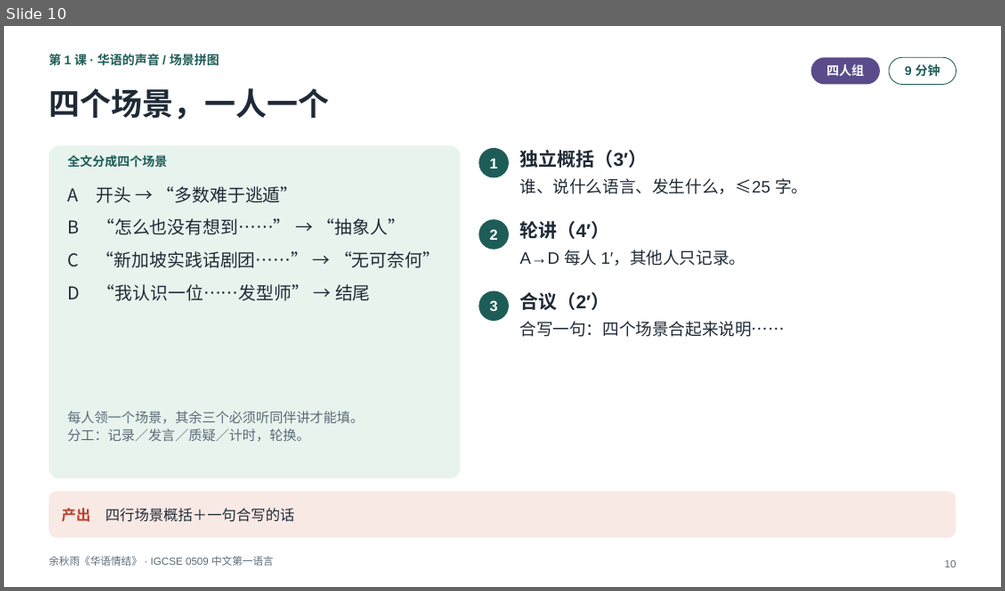
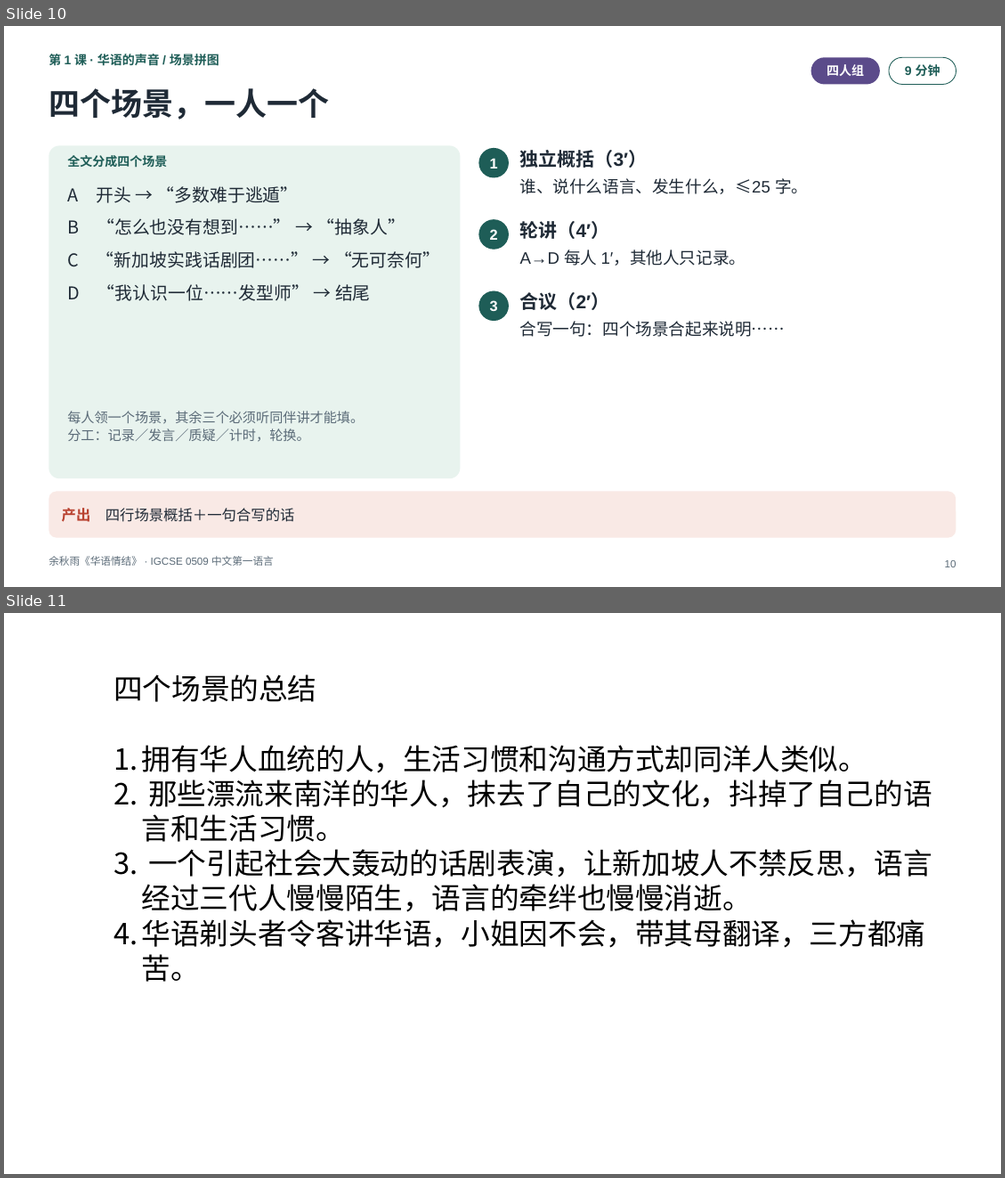
Before and after one commit to darcyduan2026/igcse-0509, a slide deck: 0509_LTP-Lesson-slides/1.5_散文《华语情结》余秋雨/0509_1.5_余秋雨《华语情结》_四课时_课堂课件_v3.0.pptx. Shown one above the other, each under a label of ours: slide 10 before the commit, slides 10 and 11 after it. The pictures are 1005x591 and 1005x1178 pixels, drawn with LibreOffice and Linux fonts; fonts in the diff are those of the drawing. Boxes give left, top, right and bottom in pixels: in the first picture for what was removed or moved away, otherwise in the second. Text is boxed around its words. In the diff, an @@ line names an element or a change of style, - is before the commit and + after.

```diff
--- a/0509_LTP-Lesson-slides/1.5_散文《华语情结》余秋雨/0509_1.5_余秋雨《华语情结》_四课时_课堂课件_v3.0.pptx
+++ b/0509_LTP-Lesson-slides/1.5_散文《华语情结》余秋雨/0509_1.5_余秋雨《华语情结》_四课时_课堂课件_v3.0.pptx
@@ slide 11 added at <box>4,613,1001,1174</box>, background #FFFFFF @@
@@ text added at <box>113,674,932,981</box>, 28 pt, text #000000 @@
+四个场景的总结
+1. 拥有华人血统的人，生活习惯和沟通方式却同洋人类似。
+2. 那些漂流来南洋的华人，抹去了自己的文化，抖掉了自己的语言和生活习惯。
+3. 一个引起社会大轰动的话剧表演，让新加坡人不禁反思，语言经过三代人慢慢陌生，语言的牵绊也慢慢消逝。
+4. 华语剃头者令客讲华语，小姐因不会，带其母翻译，三方都痛苦。
```
Also in this commit, not shown: 1 slide changed, 49 other files.
